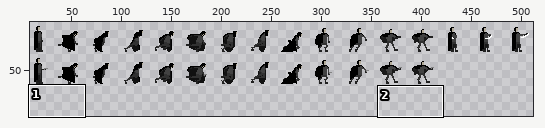
One commit to this sprite sheet: assets/images/Player/player.png. Above, an overview of the earlier version with the close-up marked.
Close-up. Before:
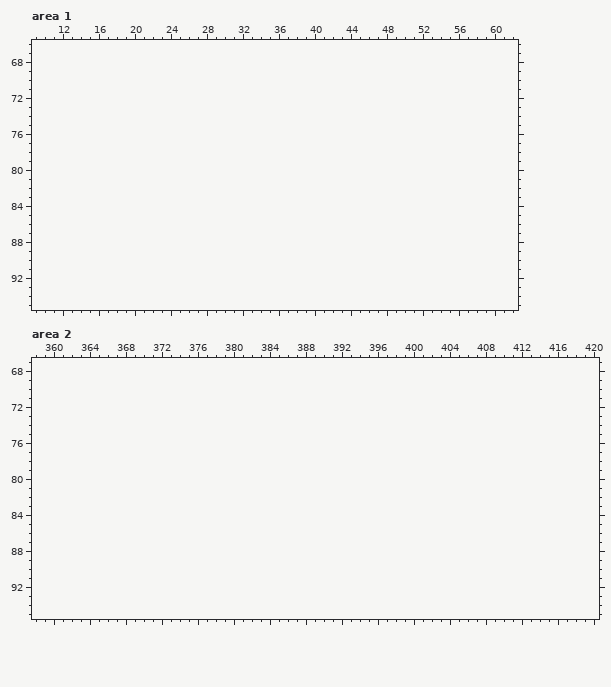
The file is 512x64 pixels. Colours within 5 levels of each other are drawn and written as one. Shown: area 1: x 9..62, y 66..95; area 2: x 358..420, y 67..95. The old version is drawn lined up with the new one, on the new canvas. The wide view leaves out empty margins. The commit also changed other parts of the picture, which this record leaves out.
After:
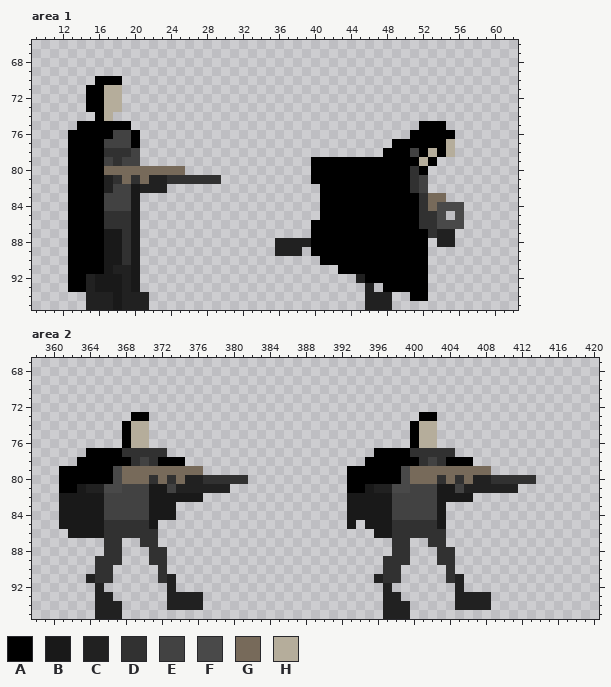
Palette (. is transparent): A #000000  B #191919  C #212121  D #313131  E #424242  F #494949  G #776a5a  H #b5ad9b
Change:
canvas 512x64 -> 512x96
Changed rows in their new state; - is an unchanged pixel.
Area 1:
first column x 13:
70 ---AAA--------------------------------------
71 --AAHH--------------------------------------
72 --AAHH--------------------------------------
73 --AAHH--------------------------------------
74 ---AH---------------------------------------
75 -AAAAAA--------------------------------AAA--
76 AAAAAEEA------------------------------AAAAA-
77 AAAAEEEA----------------------------AAAAAAH-
78 AAAADDDE---------------------------AAAEAHAH-
79 AAAAEDEE-------------------AAAAAAAAAAAAHA---
80 AAAAGGGGGGGGG--------------AAAAAAAAAAADA----
81 AAAACDGDGCCDDDDDD----------AAAAAAAAAAADE----
82 AAAACEEBCCC-----------------AAAAAAAAAADE----
83 AAAAEEEB--------------------AAAAAAAAAAADGG--
84 AAAAEEEB--------------------AAAAAAAAAAADGFFF
85 AAAADDDB--------------------AAAAAAAAAAADDF-F
86 AAAADDDB-------------------AAAAAAAAAAAADDFFF
87 AAAABBDB-------------------AAAAAAAAAAAAADCC-
88 AAAABBDB---------------CCCCAAAAAAAAAAAAA-CC-
89 AAAABBDB---------------CCC-AAAAAAAAAAAAA----
90 AAAABBDB--------------------AAAAAAAAAAAA----
91 AAAABCCB----------------------AAAAAAAAAA----
92 AACBBBCB------------------------CAAAAAAA----
93 AACBBBCB-------------------------C-AAAAA----
94 --CCCBCCC------------------------CCC--AA----
95 --CCCBCCC------------------------CCC--------
Area 2:
first column x 361:
73 --------AA------------------------------AA-----------
74 -------AHH-----------------------------AHH-----------
75 -------AHH-----------------------------AHH-----------
76 -------AHH-----------------------------AHH-----------
77 ---AAAADDDDD-----------------------AAAADDDDD---------
78 --AAAAAADEDAAA--------------------AAAAAADEDAAA-------
79 AAAAAAFGGGGGGGGG----------------AAAAAAFGGGGGGGGG-----
80 AAAAAAFGGGDGDGCCDDDDD-----------AAAAAAFGGGDGDGCCDDDDD
81 AABCCFFEEEBBECCCCCC-------------AABCCFFEEEBBECCCCCC--
82 BBBBBEEEEEBBBBBB----------------BBBBBEEEEEBBBB-------
83 BBBBBEEEEEBBB-------------------BBBBBEEEEEB----------
84 BBBBBEEEEEBBB-------------------BBBBBEEEEEB----------
85 BBBBBDDDDDB---------------------B-BBBDDDDDB----------
86 -BBBBDDDDDD------------------------BBDDDDDD----------
87 -----DD--DD--------------------------DD--DD----------
88 -----DD---DD-------------------------DD---DD---------
89 ----DDD---DD------------------------DDD---DD---------
90 ----DD-----D------------------------DD-----D---------
91 ---CDD-----DC----------------------CDD-----DC--------
92 ----C-------C-----------------------C-------C--------
93 ----CC------CCCC--------------------CC------CCCC-----
94 ----CCC-----CCCC--------------------CCC-----CCCC-----
95 ----CCC-----------------------------CCC--------------
Pixel boxes of the changes (left, top, right, bottom) in both close-ups:
added: (68, 76, 221, 310)
added: (275, 121, 464, 310)
added: (59, 412, 248, 619)
added: (347, 412, 536, 619)
